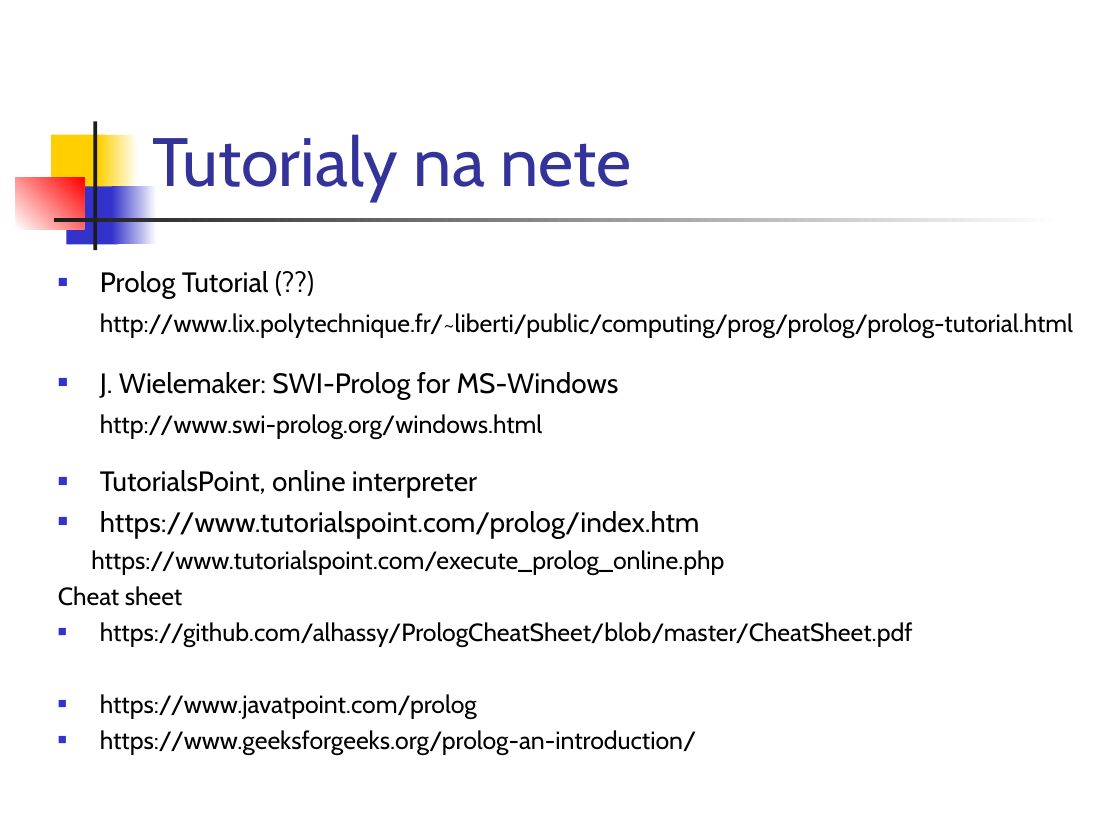
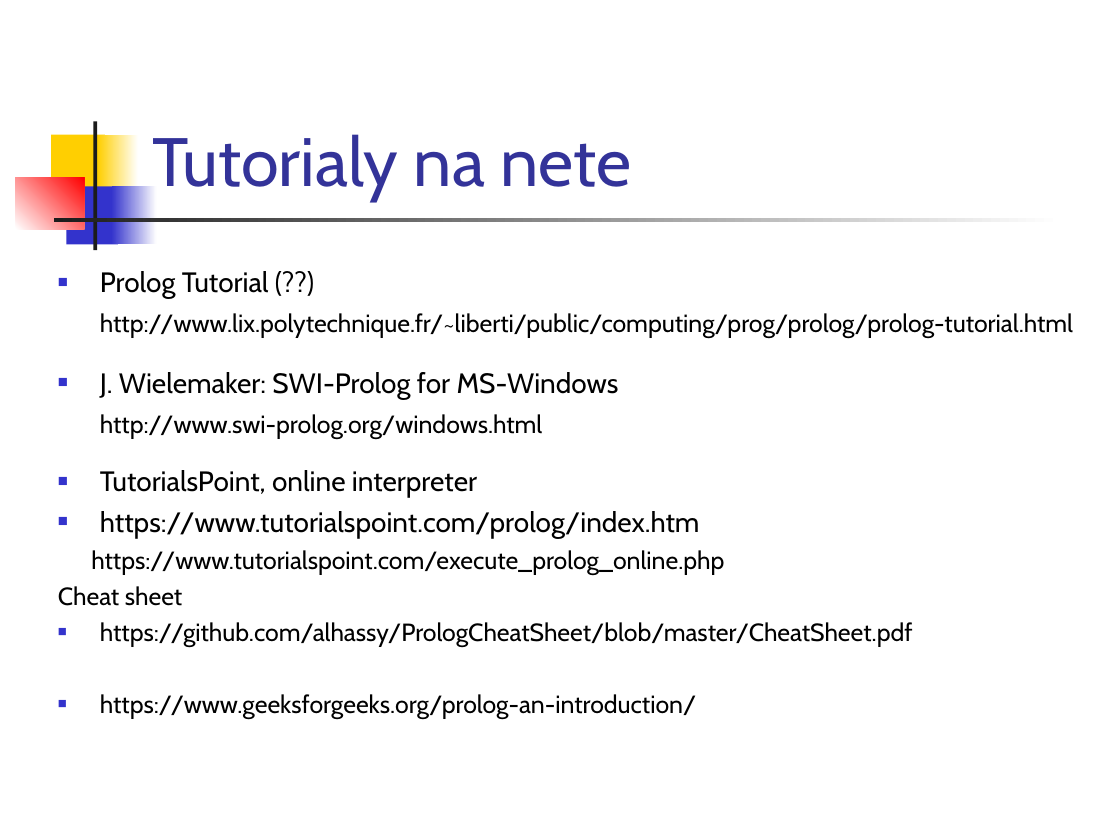
Before and after one commit to paradigmy/Prednasky, a slide deck: slide 4 of 10/logicke1.ppt. Drawn at 1120x840 pixels with LibreOffice and Linux fonts; fonts in the diff are those of the drawing. Boxes give left, top, right and bottom in pixels: in the first picture for what was removed or moved away, otherwise in the second. Text is boxed around its words. In the diff, an @@ line names an element or a change of style, - is before the commit and + after.

```diff
--- a/10/logicke1.ppt
+++ b/10/logicke1.ppt
@@ text at [100,694,477,718]: paragraph removed @@
-■ https://www.javatpoint.com/prolog
```
Also in this commit, not shown: 1 other slide changed, 6 other files.
